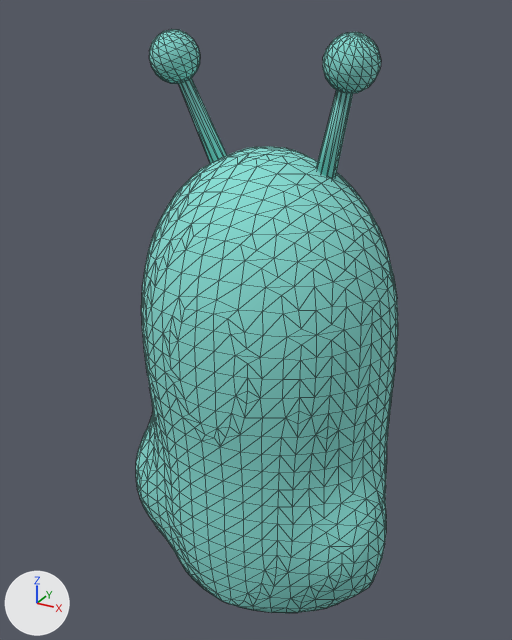
The glTF model game/passengers/models/head_bean.glb: old version first, new version second.
One viewpoint serves both versions: a camera (50 mm lens) standing at (0.425, -0.817, 0.809) and looking at (-0.012, -0.024, 0.412). Lighting does not change. The marker at lower left points along +X, +Y and +Z. The picture after the commit comes second. Mesh edges are drawn as thin lines. Where no turn or scale is listed for an object, it has been applied to the vertices.

The older version as bpy lines, for what is in view:
```python
me_beanstalkleft = bpy.data.meshes.new('BeanStalkLeft')
me_beanstalkleft.from_pydata(...)  # 166 vertices, 324 faces; spans x -0.079..0.013, y -0.073..0.014, z -0.005..0.186
me_beanstalkleft.materials.append(mat_alienskin)  # cyan #89e1d7
me_beanstalkright = bpy.data.meshes.new('BeanStalkRight')
me_beanstalkright.from_pydata(...)  # 166 vertices, 324 faces; spans x -0.013..0.079, y -0.073..0.014, z -0.005..0.186
me_beanstalkright.materials.append(mat_alienskin)  # cyan #89e1d7
me_mesh_001 = bpy.data.meshes.new('Mesh.001')
me_mesh_001.from_pydata(...)  # 1326 vertices, 2648 faces; spans x -0.204..0.204, y -0.174..0.158, z 0.0..0.647
me_mesh_001.materials.append(mat_alienskin)  # cyan #89e1d7
ob_beanhead = bpy.data.objects.new('BeanHead', me_mesh_001)
ob_beanhead.location = (0.0, 0.0, 0.0)
ob_beanstalkleft = bpy.data.objects.new('BeanStalkLeft', me_beanstalkleft)
ob_beanstalkleft.location = (-0.07, 0.0, 0.6)
ob_beanstalkright = bpy.data.objects.new('BeanStalkRight', me_beanstalkright)
ob_beanstalkright.location = (0.07, 0.0, 0.6)
```
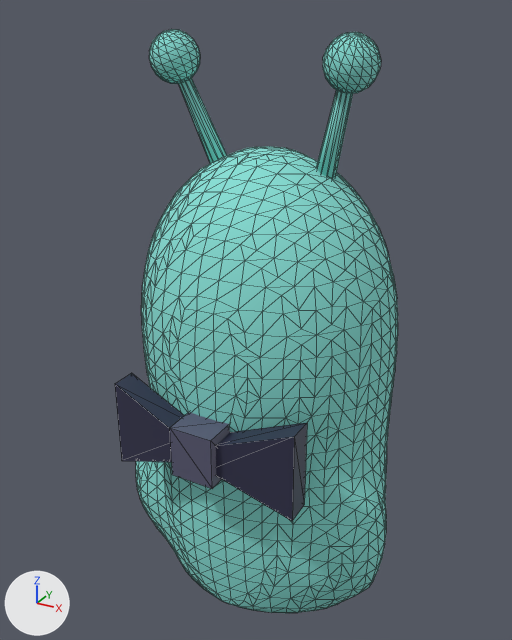
What differs and where, as boxes (x1, y1, x2, y2) in the pictures (512 x 640 px):
'BeanTie', added
    after: (115, 373, 307, 521)
    faces in mat_alientie (dark blue #30304b): (115, 373, 307, 521)
    faces in mat_alientieknot (greyish blue #595973): (170, 412, 230, 489)

The change, as a diff of the scene's bpy script:
```diff
--- a/game/passengers/models/head_bean.glb.py
+++ b/game/passengers/models/head_bean.glb.py
@@ mat_alientieknot @@
+mat_alientieknot = principled_material('AlienTieKnot')
+mat_alientieknot.base_color = (0.1, 0.1, 0.17)  # greyish blue #595973
@@ mat_alientie @@
+mat_alientie = principled_material('AlienTie')
+mat_alientie.base_color = (0.03, 0.03, 0.07)  # dark blue #30304b
@@ me_beantie_001 @@
+me_beantie_001.from_pydata(...)  # 24 vertices, 36 faces; spans x -0.13..0.13, y -0.026..0.03, z -0.06..0.06
+# faces by material slot: [24, 12]
+me_beantie_001.materials.append(mat_alientie)  # dark blue #30304b
+me_beantie_001.materials.append(mat_alientieknot)  # greyish blue #595973
@@ ob_beantie @@
+ob_beantie = bpy.data.objects.new('BeanTie', me_beantie_001)
+ob_beantie.location = (0.0, -0.185, 0.3)
```
